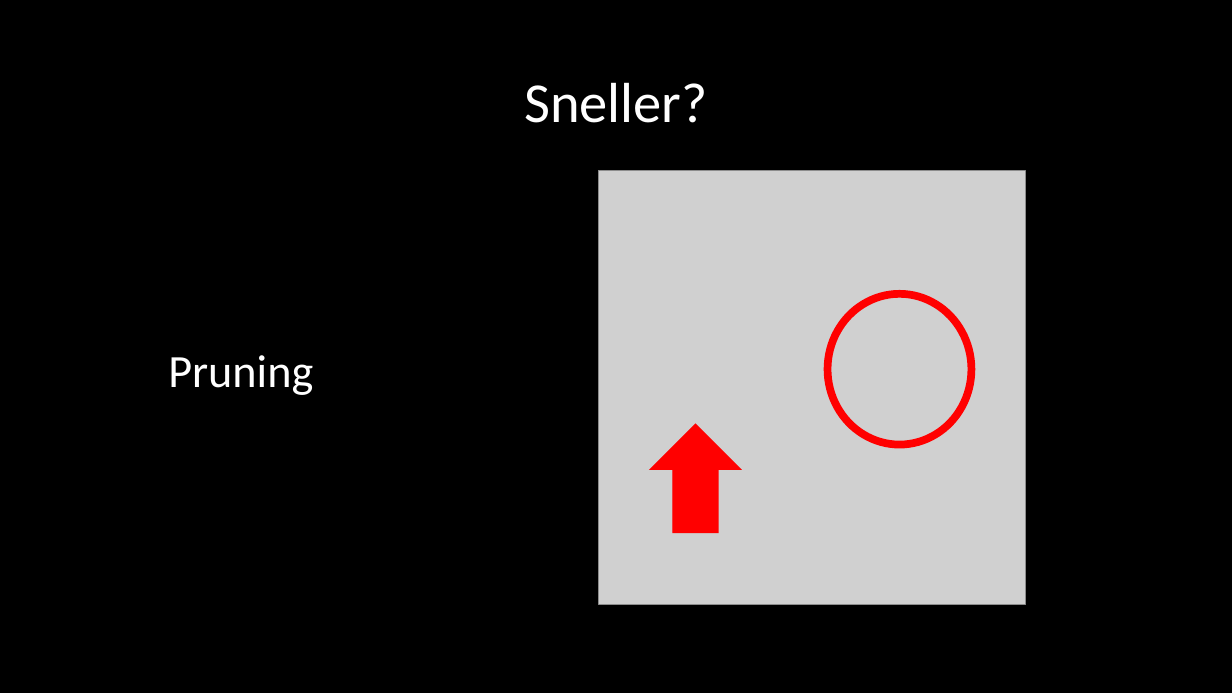
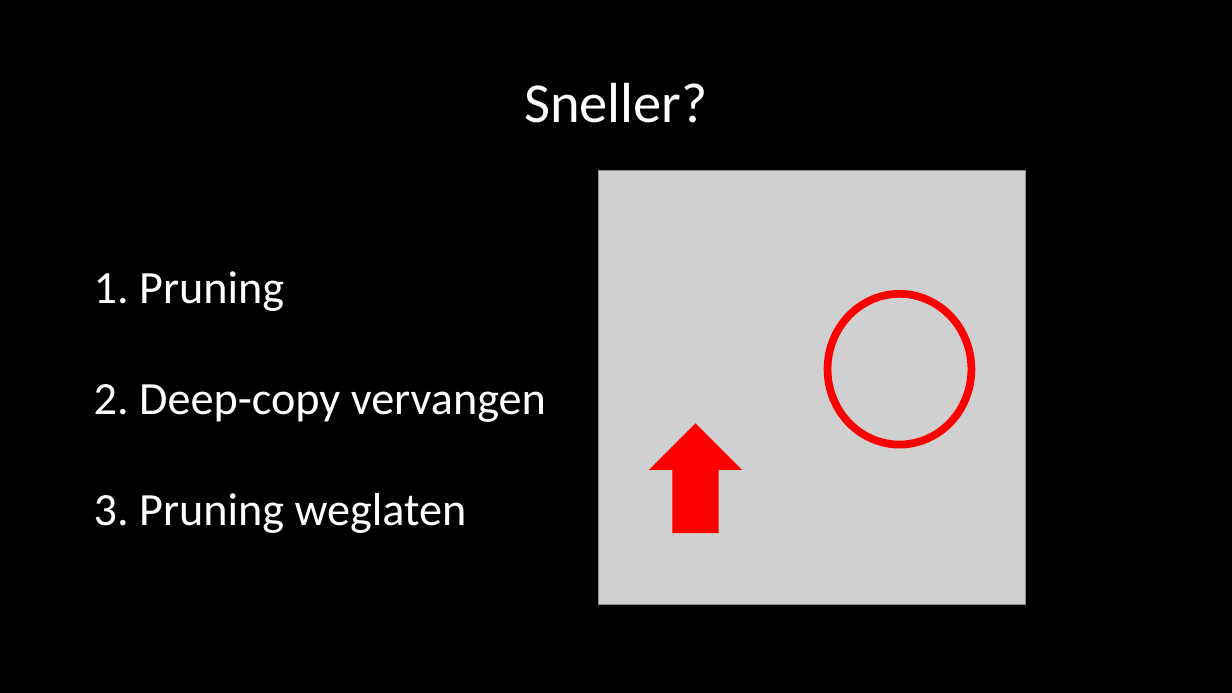
Before and after one commit to Kriandir/Inteamiderend, a slide deck: slide 14 of Presentatie3.pptx (slide 13 before the commit). Drawn at 1232x693 pixels with LibreOffice and Linux fonts; fonts in the diff are those of the drawing; grey boxes stand for pictures. Boxes give left, top, right and bottom in pixels: in the first picture for what was removed or moved away, otherwise in the second. Text is boxed around its words. In the diff, an @@ line names an element or a change of style, - is before the commit and + after.

```diff
--- a/Presentatie3.pptx
+++ b/Presentatie3.pptx
@@ text at <box>94,271,546,533</box>: text changed @@
-Pruning
+1. Pruning
+2. Deep-copy vervangen
+3. Pruning weglaten
```
Also in this commit, not shown: 7 other slides changed, 6 slides added, 1 slide removed, 3 other files.
